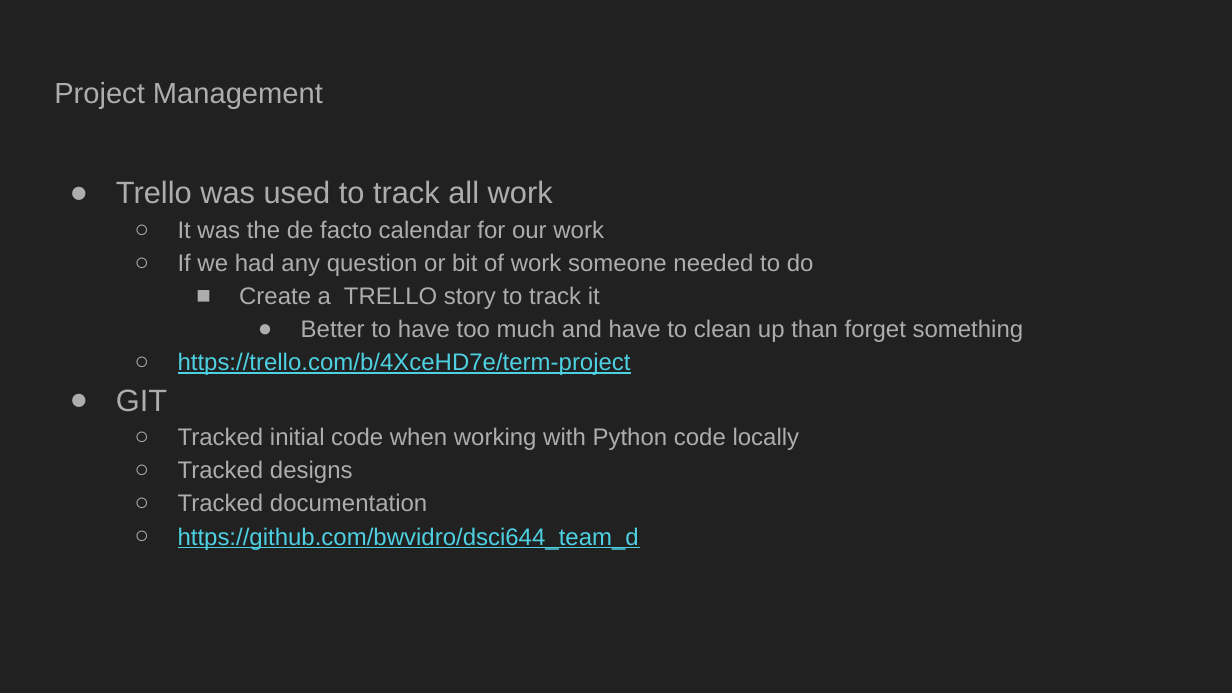
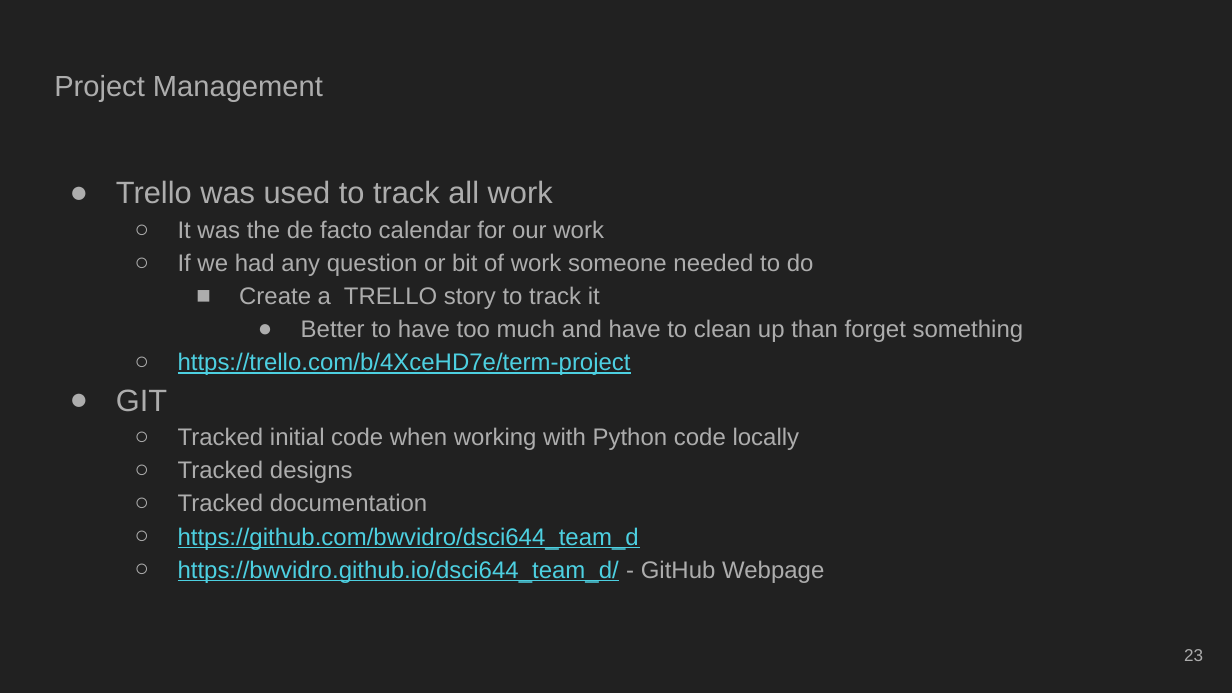
Before and after one commit to bwvidro/dsci644_team_d, a slide deck: slide 23 of Presentation/DSCI-644.pptx (slide 19 before the commit). Drawn at 1232x693 pixels with LibreOffice and Linux fonts; fonts in the diff are those of the drawing. Boxes give left, top, right and bottom in pixels: in the first picture for what was removed or moved away, otherwise in the second. Text is boxed around its words. In the diff, an @@ line names an element or a change of style, - is before the commit and + after.

```diff
--- a/Presentation/DSCI-644.pptx
+++ b/Presentation/DSCI-644.pptx
@@ title "Project Management" moved from (x1=54, y1=82, x2=323, y2=109) to (x1=54, y1=75, x2=323, y2=101) @@
@@ text at (x1=178, y1=560, x2=824, y2=583): paragraph added @@
+  ○ https://bwvidro.github.io/dsci644_team_d/ - GitHub Webpage
@@ page number added at (x1=1184, y1=649, x2=1203, y2=661), 10 pt, text #ADADAD @@
+23
```
Also in this commit, not shown: 29 other slides changed, 4 slides added, 1 slide removed.
